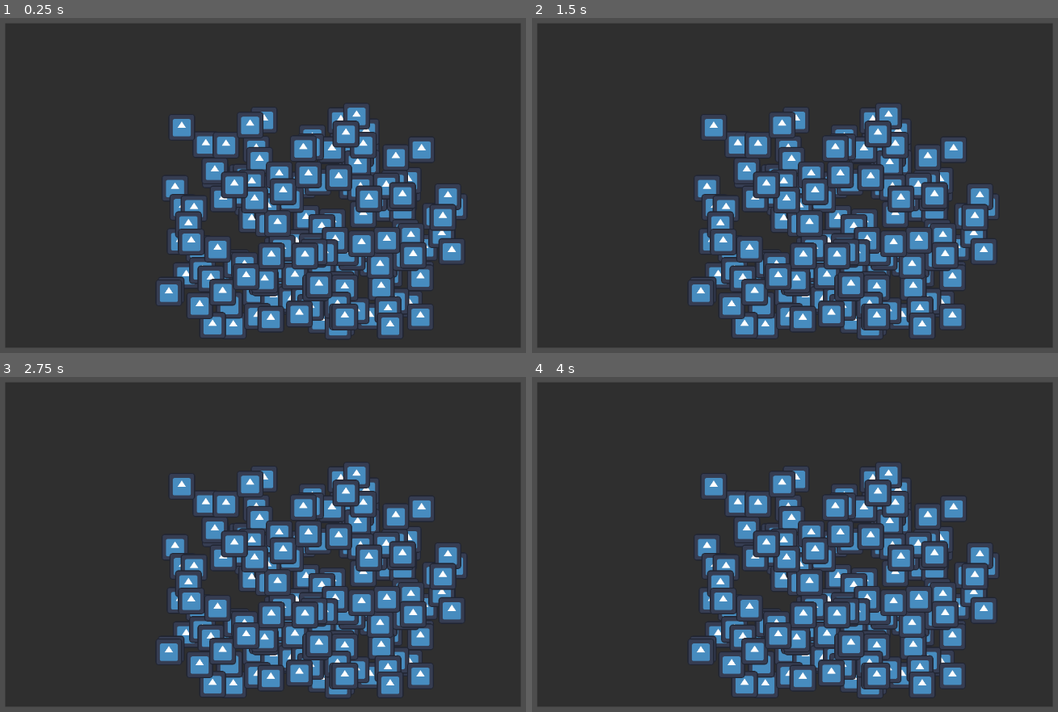
Above: before the commit, frames 1-4 (two rows, left to right).
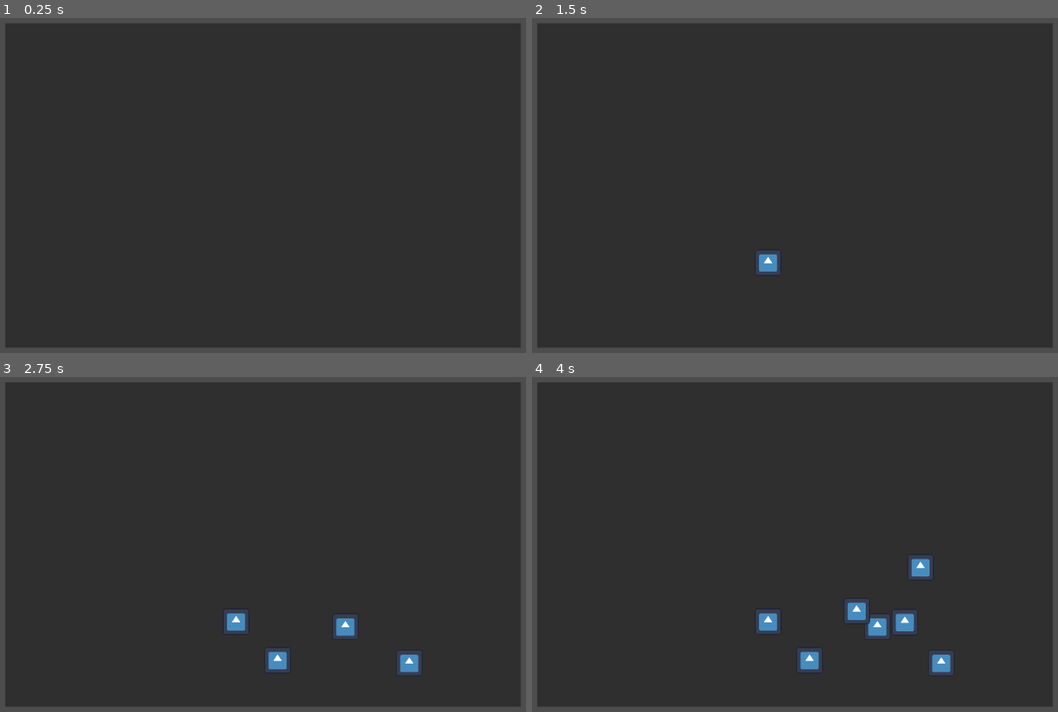
Above: after the commit, the same moments.

Repository: naixsu/Osu-Thingy
Game: Godot game, scene res://Scenes/Main.tscn
Two runs of this game, one before a commit and one after it. Both use one fixed random seed, a clock stepped at 60 frames per second and the inputs below. The engine's default icon, where the game draws it, is replaced by a stand-in: a white triangle on a blue panel in a dark square. Sound files missing from this copy of the repository are replaced by a short silence.
Inputs (mouse positions are in pixels of both pictures, inside the frame that each line leads up to):
- Up to frame 1 (0.25 s): no input
- Up to frame 2 (1.5 s): tap Enter at 0.5 s; move the mouse to (937, 168) at 0.52 s; tap Space at 1.25 s; move the mouse to (663, 202) at 1.27 s
- Up to frame 3 (2.75 s): move the mouse to (326, 464) at 2.02 s
- Up to frame 4 (4 s): tap Enter at 2.75 s; move the mouse to (763, 618) at 2.77 s; move the mouse to (989, 598) at 3.52 s

The runs differ from the first frame. In frame 1, 25% of the frame differs, in the area x 29-89%, y 25-96%; in frame 2, 25%; in frame 3, 25%; in frame 4, 24%.

Commit message:
Simple place object acc to time

Diff:
--- a/Scenes/Main.tscn
+++ b/Scenes/Main.tscn
@@ -27,3 +27,6 @@
 grow_vertical = 2
 size_flags_vertical = 4
 color = Color(0.184314, 0.184314, 0.184314, 1)
+
+[node name="SongTimer" type="Timer" parent="."]
+one_shot = true
--- a/Scenes/Note.tscn
+++ b/Scenes/Note.tscn
@@ -1,10 +1,18 @@
-[gd_scene load_steps=2 format=3 uid="uid://c10nf1ln4qv1t"]
+[gd_scene load_steps=3 format=3 uid="uid://c10nf1ln4qv1t"]
 
+[ext_resource type="Script" path="res://Scripts/Note.gd" id="1_4ba4c"]
 [ext_resource type="Texture2D" uid="uid://ddtffajq42eas" path="res://icon.svg" id="1_42e2n"]
 
 [node name="Note" type="Node2D"]
 z_index = 10
+script = ExtResource("1_4ba4c")
 
 [node name="Sprite2D" type="Sprite2D" parent="."]
 scale = Vector2(0.109375, 0.109375)
 texture = ExtResource("1_42e2n")
+
+[node name="Timer" type="Timer" parent="."]
+wait_time = 5.0
+one_shot = true
+
+[connection signal="timeout" from="Timer" to="." method="_on_timer_timeout"]
--- a/Scripts/Main.gd
+++ b/Scripts/Main.gd
@@ -7,6 +7,7 @@
 
 @onready var noteGroup = $NoteGroup
 @onready var audio : AudioStreamPlayer2D = $Audio
+@onready var songTimer : Timer = $SongTimer
 
 var path = "D:\\osu!\\Songs"
 var OGPlayArea : Vector2 = Vector2(512, 384)
@@ -18,7 +19,8 @@
 	"Difficulty": {},
 	"HitObjects": [],
 }
-
+var timeElapsed : float = 0.0
+var index = 0
 
 
 # Called when the node enters the scene tree for the first time.
@@ -31,10 +33,29 @@
 	#print(metadata["Difficulty"])
 
 	set_audio_stream(mp3)
+	audio.play()
+	# Get the song length in ms
 	songLength = set_song_length()
+	# Turn back timer to s from ms
+	songTimer.wait_time = songLength / 1000
+	songTimer.start()
+	#place_obects(metadata["HitObjects"])
 
+func _physics_process(delta):
+	#print(songTimer.time_left)
+	if index > metadata["HitObjects"].size():
+		print("Stop")
+		return
 
-	place_obects(metadata["HitObjects"])
+	timeElapsed += delta
+	var timeMS = int(timeElapsed * 1000)
+	var threshold = 15 # threshold of 15 ms
+	var timeDifference = abs(timeMS - metadata["HitObjects"][index]["time"].to_int())
+
+	if timeDifference <= threshold:
+		place_single_object(metadata["HitObjects"][index])
+		index += 1
+
 
 
 ## Set the AudioStreamPlayer's stream
@@ -93,27 +114,25 @@
 ## Places objects in the play area (scaled)
 func place_obects(hitObjects: Array) -> void:
 	for obj in hitObjects:
-		var x = obj["x"].to_int()
-		var y = obj["y"].to_int()
-		var time = obj["time"].to_int()
-		var type = obj["type"].to_int()
-		var scaled_xy = get_scale_coords(x, y)
+		place_single_object(obj)
 
-		var note = Note.instantiate()
-		noteGroup.add_child(note)
-		note.global_position = scaled_xy
+		break
+## Places a single object in the play area (scaled)
+func place_single_object(obj: Dictionary) -> void:
+	var x = obj["x"].to_int()
+	var y = obj["y"].to_int()
+	var time = obj["time"].to_int()
+	var type = obj["type"].to_int()
+	var scaled_xy = get_scale_coords(x, y)
 
-		var circleSize = float(metadata["Difficulty"]["CircleSize"])
-		note.scale = Vector2(circleSize, circleSize)
+	var note = Note.instantiate()
+	noteGroup.add_child(note)
+	note.timer.start()
+	note.global_position = scaled_xy
 
-
-
+	var circleSize = float(metadata["Difficulty"]["CircleSize"])
+	note.scale = Vector2(circleSize, circleSize)
 
 ## Get scaled coordinates given an (x, y)
 func get_scale_coords(x: int, y: int) -> Vector2:
 	return Vector2(x + offset.x, y + offset.y)
-
-
-#func _process(_delta):
-	#var pos = get_viewport().get_mouse_position()
-	#print(pos)
--- /dev/null
+++ b/Scripts/Note.gd
@@ -0,0 +1,10 @@
+extends Node
+
+@onready var timer = $Timer
+
+# Called when the node enters the scene tree for the first time.
+func _ready():
+	pass # Replace with function body.
+
+func _on_timer_timeout():
+	queue_free()
